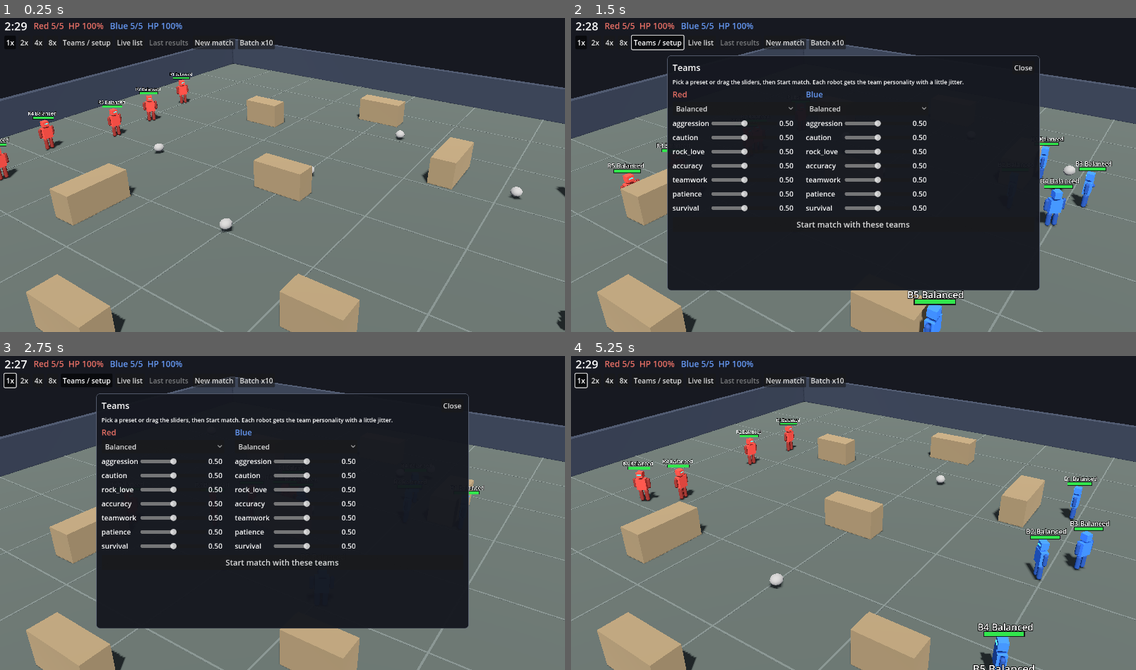
Above: before the commit, frames 1-4 (two rows, left to right).
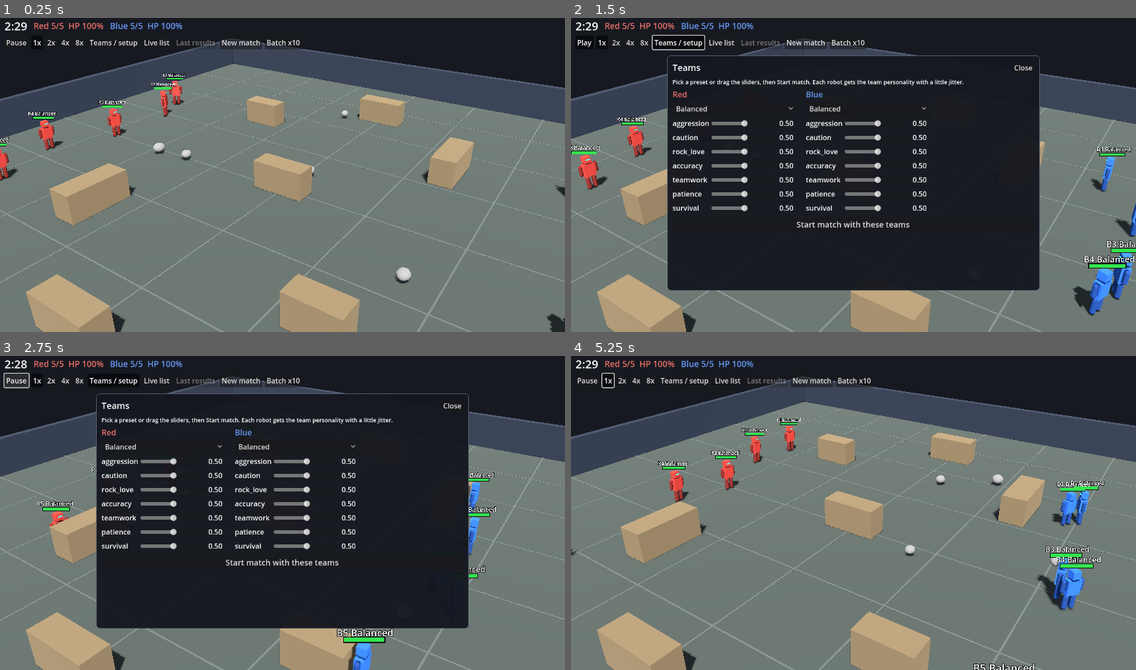
Above: after the commit, the same moments.

Repository: nathandunn/legion-bots
Game: Godot game, scene res://scenes/Main.tscn
Same seed, same stepped clock (60 frames per second), same inputs: the game is played once before the commit and once after it.
Inputs (mouse positions are in pixels of both pictures, inside the frame that each line leads up to):
- Up to frame 1 (0.25 s): no input
- Up to frame 2 (1.5 s): click (587, 43) at 0.5 s, where only the run after the commit has a clickable "Pause"; click "Teams / setup" at 1.25 s
- Up to frame 3 (2.75 s): click (11, 381) at 2 s, where only the run after the commit has a clickable "Play"
- Up to frame 4 (5.25 s): click "Teams / setup" at 2.75 s; click "New match" at 3.5 s; click "New match" at 4.25 s; click "1x" at 5 s

The runs differ from the first frame. In frame 1, 1.8% of the frame differs, in the area x 1-100%, y 6-100%; in frame 2, 5.1%; in frame 3, 2.1%; in frame 4, 5.5%, in the area x 0-96%, y 5-100%.

Commit message:
Rocks obey physics, throws pick real targets, every punch ragdolls, a ten-second dance, and a pause button
Rock damage is now mass x relative speed: 50% of max HP x parts struck x (kinetic energy of the
rock relative to the robot / a full-speed 2 kg throw). Three rock sizes; heavy ones leave the hand
slower and hit harder; friendly fire is on and counted separately. Knockdown impulse is the rock's
momentum and down-time scales with energy. Throws go to the nearest enemy that is standing and has
a clear line (raycast against cover); a floored enemy is aimed at low and only as a last resort -
this is why slingers looked like they were throwing at nobody: they were lobbing chest-height at
robots lying on the ground. Every landed punch sends the target sprawling as a ragdoll; the
50%-x-quality roll decides whether it is a flop or a proper floor. Winners dance for ten seconds
on a shared beat. Pause/Play button; the HUD and camera keep running while paused.

Co-Authored-By: Claude Fable 5.1 <noreply@anthropic.com>
Claude-Session: https://claude.ai/code/session_015ktb7N8AS55Y2xXNwii5wR

Diff:
--- a/scripts/hud.gd
+++ b/scripts/hud.gd
@@ -6,6 +6,7 @@
 signal new_match_requested
 signal batch_requested(n: int)
 signal speed_changed(scale: float)
+signal pause_toggled(paused: bool)
 
 const PRESET_LIST := ["Balanced", "Brawler", "Slinger", "Coward", "Tactician", "Random", "Custom"]
 
@@ -76,6 +77,11 @@
 	var row2 := HFlowContainer.new()
 	row2.add_theme_constant_override("h_separation", 6)
 	vbox.add_child(row2)
+	var pause_btn := Button.new()
+	pause_btn.text = "Pause"
+	pause_btn.toggle_mode = true
+	pause_btn.toggled.connect(func(on: bool): pause_btn.text = "Play" if on else "Pause"; pause_toggled.emit(on))
+	row2.add_child(pause_btn)
 	for s in [1, 2, 4, 8]:
 		var b := Button.new()
 		b.text = "%dx" % s
@@ -398,6 +404,7 @@
 		["Punch damage", func(t): return "%d" % int(s["damage"][t]["punch"])],
 		["Knockdowns dealt", func(t): return "%d" % s["knockdowns"][t]],
 		["Kills", func(t): return "%d" % s["kills"][t]],
+		["Friendly-fire damage", func(t): return "%d" % int(s["friendly_fire"][t])],
 	]
 	for row in rows:
 		grid.add_child(_cell(row[0], false, Color(0.8, 0.8, 0.85)))
--- a/scripts/main.gd
+++ b/scripts/main.gd
@@ -2,7 +2,7 @@
 ## Entry point. Builds the world, wires the HUD, runs matches; supports headless batch sim:
 ##   godot --headless --path . -- --sim=20 [--red=Brawler --blue=Slinger] [--seed=1]
 
-const AUTO_RESTART_DELAY := 20.0
+const AUTO_RESTART_DELAY := 32.0
 
 var manager: MatchManager
 var arena: Arena
@@ -53,6 +53,9 @@
 	hud.new_match_requested.connect(func(): batch_left = 0; batch_results.clear(); _start_next())
 	hud.batch_requested.connect(_run_batch)
 	hud.speed_changed.connect(set_sim_speed)
+	hud.pause_toggled.connect(func(p: bool): get_tree().paused = p)
+	hud.process_mode = Node.PROCESS_MODE_ALWAYS
+	cam.process_mode = Node.PROCESS_MODE_ALWAYS
 	_start_next()
 
 
@@ -155,7 +158,7 @@
 		return
 	if hud != null:
 		# let the winners have their cheer before the panel covers the arena
-		get_tree().create_timer(2.6).timeout.connect(func(): if manager.match_index == result["match"] and not manager.running: hud.show_result(result))
+		get_tree().create_timer(Robot.DANCE_TIME + 0.6).timeout.connect(func(): if manager.match_index == result["match"] and not manager.running: hud.show_result(result))
 	elif headless:
 		print(JSON.stringify(result))
 	_restart_timer = AUTO_RESTART_DELAY
--- a/scripts/match_manager.gd
+++ b/scripts/match_manager.gd
@@ -27,6 +27,7 @@
 var _alive_cache: Array[Robot] = []
 var _cache_frame := -1
 var robot_stats := {}
+var dance_clock := 0.0  # shared beat for the winners' dance
 
 
 func start_match(seed_value: int = -1) -> void:
@@ -88,11 +89,13 @@
 			continue
 		var rk := Rock.new()
 		rk.manager = self
+		rk.mass_kg = [1.2, 2.0, 2.0, 3.2][rng.randi_range(0, 3)]  # pebbles, stones and a lump
 		rk.position = Vector3(x, 0.6, z)
 		world.add_child(rk)
 		rocks.append(rk)
 
 	running = true
+	dance_clock = 0.0
 	match_started.emit(match_index)
 
 
@@ -116,6 +119,7 @@
 		"punches": [0, 0],
 		"punch_hits": [0, 0],
 		"kills": [0, 0],
+		"friendly_fire": [0.0, 0.0],
 		"knockdowns": [0, 0],
 		"hitbox_hist": {},   # hitboxes struck per rock hit -> count
 	}
@@ -150,6 +154,7 @@
 
 func _physics_process(delta: float) -> void:
 	if not running:
+		dance_clock += delta
 		return
 	elapsed += delta
 	time_left -= delta
@@ -213,6 +218,10 @@
 	if attacker == null:
 		return
 	var t := attacker.team
+	if robot.team == t:
+		stats["friendly_fire"][t] += amount
+		robot_stats[robot.robot_name]["dmg_taken"] += amount
+		return  # own goal: not credited as damage dealt
 	stats["damage"][t][source] += amount
 	robot_stats[robot.robot_name]["dmg_taken"] += amount
 	var a: Dictionary = robot_stats[attacker.robot_name]
--- a/scripts/robot.gd
+++ b/scripts/robot.gd
@@ -15,7 +15,9 @@
 const PUNCH_FULL_HITBOXES := 3
 const PUNCH_KNOCKDOWN_CHANCE := 0.5 # at full quality; scales down with a glancing hit
 const PUNCH_KNOCKDOWN_TIME := 1.1
+const PUNCH_FLOP_TIME := 0.55       # a landed punch that doesn't floor you still sends you sprawling
 const ROCK_KNOCKDOWN_TIME := 1.8    # every rock hit floors you
+const DANCE_TIME := 10.0
 const RECOVER_GRACE := 0.4          # can't be floored again right after getting up
 const PUNCH_COOLDOWN := 0.6         # 4x faster than a throw
 const PUNCH_REACH := 1.7
@@ -272,15 +274,12 @@
 		move_dir = Vector3.ZERO
 		if cheer_timer > 0.0:
 			cheer_timer -= delta
-			_cheer_phase += delta * 12.0
-			body_root.position.y = absf(sin(_cheer_phase)) * 0.35
-			var wave := -PI + sin(_cheer_phase * 0.7) * 0.4
-			arm_l.rotation.x = wave
-			arm_r.rotation.x = wave
+			_dance(manager.dance_clock)
 			if cheer_timer <= 0.0:
 				body_root.position.y = 0.0
-				arm_l.rotation.x = 0.0
-				arm_r.rotation.x = 0.0
+				body_root.rotation = Vector3.ZERO
+				arm_l.rotation = Vector3.ZERO
+				arm_r.rotation = Vector3.ZERO
 		if ragdoll != null and down_timer > 0.0:
 			_follow_ragdoll()
 		return
@@ -340,15 +339,17 @@
 		held_rock.global_position = to_global(HAND_POS)
 
 	# opportunistic punch: anyone in reach and fist ready - unless this robot doesn't box
-	if manager != null and (punch_timer <= 0.0 or (held_rock != null and throw_timer <= 0.0)):
+	if manager != null and punch_timer <= 0.0:
 		var e := _nearest_enemy()
 		if e != null:
 			var ed := _flat_dist(e.global_position)
-			if punch_timer <= 0.0 and ed <= PUNCH_REACH + 0.2 and _will_box(ed):
+			if ed <= PUNCH_REACH + 0.2 and _will_box(ed):
 				_punch()
-			# opportunistic throw: arm is ready and someone is in range - fling it, whatever we were doing
-			if held_rock != null and throw_timer <= 0.0 and ed <= THROW_RANGE and action != "dodge":
-				_throw_at(e)
+	# opportunistic throw: arm ready and a standing enemy in range with a clear line - fling it
+	if manager != null and held_rock != null and throw_timer <= 0.0 and action != "dodge":
+		var tgt := _throw_target()
+		if tgt != null:
+			_throw_at(tgt)
 
 
 ## Slingers don't box and cowards don't close in - unless there's no other choice
@@ -362,6 +363,35 @@
 	return cornered
 
 
+## Who to throw at: the nearest enemy that is on its feet and not behind cover.
+## Falls back to a floored enemy (aimed low) only if nobody is standing.
+func _throw_target() -> Robot:
+	var best: Robot = null
+	var best_cost := INF
+	var origin := to_global(HAND_POS)
+	for r: Robot in manager.alive_robots():
+		if r.team == team or r == self:
+			continue
+		var d := _flat_dist(r.global_position)
+		if d > THROW_RANGE:
+			continue
+		var aim_y := 0.35 if r.down_timer > 0.0 else 1.1
+		if not _clear_line(origin, r.global_position + Vector3(0, aim_y, 0)):
+			continue
+		var cost := d + (12.0 if r.down_timer > 0.0 else 0.0)
+		if cost < best_cost:
+			best_cost = cost
+			best = r
+	return best
+
+
+func _clear_line(from: Vector3, to: Vector3) -> bool:
+	var space := get_world_3d().direct_space_state
+	var q := PhysicsRayQueryParameters3D.create(from, to, LAYER_WORLD)
+	q.exclude = [get_rid()]
+	return space.intersect_ray(q).is_empty()
+
+
 func _follow_ragdoll() -> void:
 	if ragdoll == null:
 		return
@@ -425,8 +455,8 @@
 	var notice_p := 0.2 + caution * 0.75
 	var reaction := 0.2 + (1.0 - caution) * 0.35  # seconds before the dodge starts
 	for rk: Rock in manager.rocks:
-		if rk.state != Rock.State.THROWN or rk.thrower == null or rk.thrower.team == team:
-			_rock_notice.erase(rk)
+		if rk.state != Rock.State.THROWN or rk.thrower == null or rk.thrower == self:
+			_rock_notice.erase(rk)  # friendly rocks hurt just the same - mind them too
 			continue
 		if not _rock_notice.has(rk):
 			_rock_notice[rk] = (manager.elapsed + reaction) if rng.randf() < notice_p else -1.0
@@ -600,8 +630,9 @@
 		"throw":
 			face_point = enemy.global_position
 			has_face_point = true
-			if edist <= THROW_RANGE and throw_timer <= 0.0:
-				_throw_at(enemy)
+			var tgt := _throw_target()
+			if tgt != null and throw_timer <= 0.0:
+				_throw_at(tgt)
 			# positioning: get into range, keep some distance, slight strafe for patience-low bots
 			var to := enemy.global_position - global_position
 			to.y = 0.0
@@ -712,13 +743,14 @@
 		return
 	var accuracy := personality.get_trait("accuracy")
 	var origin := to_global(HAND_POS)
-	var tpos := target.global_position + Vector3(0, 1.1, 0)
+	var speed := held_rock.throw_speed()
+	var tpos := target.global_position + Vector3(0, 0.35 if target.down_timer > 0.0 else 1.1, 0)
 	var dist := origin.distance_to(tpos)
-	var t := dist / Rock.SPEED
+	var t := dist / speed
 	var aim := tpos + target.velocity * t * (0.4 + 0.6 * accuracy)
 	var dir := (aim - origin).normalized()
 	# loft to counter the reduced flight gravity: v_y = 0.5 * g * t
-	dir.y += 0.5 * 9.8 * Rock.FLIGHT_GRAVITY * t / Rock.SPEED
+	dir.y += 0.5 * 9.8 * Rock.FLIGHT_GRAVITY * t / speed
 	var err := (1.0 - accuracy) * 0.22
 	dir = dir.rotated(Vector3.UP, rng.randf_range(-err, err))
 	var side := dir.cross(Vector3.UP)
@@ -727,7 +759,7 @@
 	dir = dir.normalized()
 	var rock := held_rock
 	held_rock = null
-	rock.launch(origin, dir * Rock.SPEED, self)
+	rock.launch(origin, dir * speed, self)
 	throw_timer = THROW_COOLDOWN
 	_swing = 0.2
 	decide_timer = 0.0
@@ -750,8 +782,14 @@
 		landed = true
 		var quality := minf(float(hits[r]), float(PUNCH_FULL_HITBOXES)) / float(PUNCH_FULL_HITBOXES)
 		r.take_damage(MAX_HP * PUNCH_MAX_FRAC * quality, "punch", self, hits[r])
-		if rng.randf() < PUNCH_KNOCKDOWN_CHANCE * quality:
-			r.knock_down(PUNCH_KNOCKDOWN_TIME, self, "punch")
+		# every landed punch sends them sprawling; the roll decides whether it's a flop or a proper floor
+		var floored := rng.randf() < PUNCH_KNOCKDOWN_CHANCE * quality
+		var victim: Robot = r
+		var away: Vector3 = victim.global_position - global_position
+		away.y = 0.0
+		away = away.normalized() if away.length_squared() > 0.01 else -global_transform.basis.z
+		var impulse: Vector3 = away * (10.0 + 26.0 * quality) + Vector3(0, 4.0 + 5.0 * quality, 0)
+		victim.knock_down(PUNCH_KNOCKDOWN_TIME if floored else PUNCH_FLOP_TIME, self, "punch", impulse)
 	punched.emit(self, landed)
 
 
@@ -767,19 +805,21 @@
 	_update_label()
 
 
-func knock_down(duration: float, by: Robot, source: String) -> void:
+func knock_down(duration: float, by: Robot, source: String, impulse: Vector3 = Vector3.ZERO) -> void:
 	if not alive or grace_timer > 0.0:
 		return
 	var was_up := down_timer <= 0.0
 	down_timer = maxf(down_timer, duration)
 	action = "down"
 	move_dir = Vector3.ZERO
-	var shove := Vector3(0, 1, 0) * 8.0
-	if by != null:
-		var away := global_position - by.global_position
-		away.y = 0.0
-		if away.length_squared() > 0.01:
-			shove += away.normalized() * (45.0 if source == "rock" else 22.0)
+	var shove := impulse
+	if shove.length_squared() < 0.01:
+		shove = Vector3(0, 1, 0) * 8.0
+		if by != null:
+			var away := global_position - by.global_position
+			away.y = 0.0
+			if away.length_squared() > 0.01:
+				shove += away.normalized() * (45.0 if source == "rock" else 22.0)
 	if was_up:
 		_spawn_ragdoll()
 		# hitboxes ride the (now invisible) rig so a floored robot is still below the fist box
@@ -822,9 +862,24 @@
 	_body_tween.tween_property(body_root, "position:y", 0.0, 0.3)
 
 
+## The victory dance. Every winner reads the same clock, so the team moves as one:
+## hips swinging side to side, arms rolling overhead, a hop on the beat, and a slow
+## full turn every few bars.
+func _dance(t: float) -> void:
+	var beat := t * TAU * 1.6  # ~96 bpm
+	body_root.rotation.z = sin(beat) * 0.28              # hip sway
+	body_root.rotation.x = -absf(sin(beat * 0.5)) * 0.12  # a little forward lean on the downbeat
+	body_root.rotation.y = fmod(t * 0.5, 1.0) * TAU if fmod(t, 4.0) < 2.0 else 0.0  # slow turn every other bar
+	body_root.position.y = maxf(sin(beat * 2.0), 0.0) * 0.18  # hop
+	arm_l.rotation.x = -PI + sin(beat) * 0.6
+	arm_l.rotation.z = -0.5 + sin(beat + 0.7) * 0.4
+	arm_r.rotation.x = -PI - sin(beat) * 0.6
+	arm_r.rotation.z = 0.5 - sin(beat + 0.7) * 0.4
+
+
 func cheer() -> void:
 	if alive and down_timer <= 0.0:
-		cheer_timer = 2.0
+		cheer_timer = DANCE_TIME
 		_cheer_phase = rng.randf_range(0.0, TAU)
 
 
--- a/scripts/rock.gd
+++ b/scripts/rock.gd
@@ -7,10 +7,14 @@
 const SPEED := 18.0          # 3x robot speed
 const MAX_DAMAGE_FRAC := 0.5   # a direct hit (FULL_HITBOXES parts struck) takes half of max HP
 const FULL_HITBOXES := 4
-const RADIUS := 0.3
+const BASE_RADIUS := 0.3       # for a 2 kg rock; radius scales with the cube root of mass
+const KE_REF := 324.0           # kinetic energy of a 2 kg rock at 18 m/s - a 'full' hit
 const FLIGHT_GRAVITY := 0.35 # lofted throw so 18 m/s reaches ~20 m
 const MAX_AIRTIME := 3.0
 const SPLASH_RADIUS := 0.78  # hitbox centres within this of the rock centre count as struck
+
+var mass_kg := 2.0
+var radius := BASE_RADIUS
 
 const LAYER_WORLD := 1
 const LAYER_ROBOTS := 2
@@ -30,7 +34,8 @@
 
 
 func _ready() -> void:
-	mass = 2.0
+	mass = mass_kg
+	radius = BASE_RADIUS * pow(mass_kg / 2.0, 1.0 / 3.0)
 	collision_layer = LAYER_ROCKS
 	collision_mask = LAYER_WORLD | LAYER_ROBOTS
 	contact_monitor = true
@@ -44,8 +49,8 @@
 
 	_mesh = MeshInstance3D.new()
 	var sm := SphereMesh.new()
-	sm.radius = RADIUS
-	sm.height = RADIUS * 2.0
+	sm.radius = radius
+	sm.height = radius * 2.0
 	sm.radial_segments = 10
 	sm.rings = 6
 	_mesh.mesh = sm
@@ -58,7 +63,7 @@
 
 	var cs := CollisionShape3D.new()
 	var sh := SphereShape3D.new()
-	sh.radius = RADIUS
+	sh.radius = radius
 	cs.shape = sh
 	add_child(cs)
 
@@ -69,7 +74,7 @@
 	impact.monitorable = false
 	var ics := CollisionShape3D.new()
 	var ish := SphereShape3D.new()
-	ish.radius = 0.7
+	ish.radius = radius + 0.4
 	ics.shape = ish
 	impact.add_child(ics)
 	add_child(impact)
@@ -83,12 +88,17 @@
 		if airtime > MAX_AIRTIME:
 			_spend()
 	if state == State.THROWN or state == State.SPENT:
-		if linear_velocity.length() < 2.5 and global_position.y < RADIUS + 0.4:
+		if linear_velocity.length() < 2.5 and global_position.y < radius + 0.4:
 			_settle()
 	if global_position.y < -5.0:
 		# fell through something; put it back
 		global_position = Vector3(0, 1, 0)
 		_settle()
+
+
+## Heavier rocks leave the hand slower; momentum is what they bring.
+func throw_speed() -> float:
+	return SPEED * clampf(sqrt(2.0 / mass_kg), 0.7, 1.2)
 
 
 func is_free(for_robot: Robot = null) -> bool:
@@ -176,8 +186,8 @@
 	if not area.has_meta("robot"):
 		return
 	var robot: Robot = area.get_meta("robot")
-	if robot == null or robot == thrower or not robot.alive or robot.team == thrower.team:
-		return
+	if robot == null or robot == thrower or not robot.alive:
+		return  # friendly fire is on: a rock does not care whose it is
 	# Count every hitbox of this robot within the rock's splash radius; more parts struck = more damage.
 	var count := 0
 	for hb in robot.hitboxes:
@@ -185,7 +195,16 @@
 			count += 1
 	count = maxi(count, 1)
 	var quality := minf(float(count), float(FULL_HITBOXES)) / float(FULL_HITBOXES)
-	robot.take_damage(Robot.MAX_HP * MAX_DAMAGE_FRAC * quality, "rock", thrower, count)
-	robot.knock_down(Robot.ROCK_KNOCKDOWN_TIME, thrower, "rock")
+	# physics decides the rest: the rock's mass and its speed RELATIVE to the robot.
+	# Walking into a rock hurts more than being clipped while running with it.
+	var rel_v := linear_velocity - robot.velocity
+	var ke := 0.5 * mass_kg * rel_v.length_squared()
+	var punch := clampf(ke / KE_REF, 0.0, 1.3)
+	var dmg := Robot.MAX_HP * MAX_DAMAGE_FRAC * quality * punch
+	if dmg < 1.0:
+		return  # a rock rolling over your foot is not a hit
+	robot.take_damage(dmg, "rock", thrower, count)
+	var impulse := rel_v * mass_kg * 1.4 + Vector3(0, 6.0 + 6.0 * punch, 0)
+	robot.knock_down(0.7 + 1.3 * clampf(punch, 0.0, 1.0), thrower, "rock", impulse)
 	linear_velocity *= 0.3
 	_spend()
Not shown, changed: README.md
Not shown, changed: dist/index.html
Not shown, changed: dist/index.js.gz
Not shown, changed: dist/index.pck.gz
Not shown, changed: dist/index.wasm.gz
